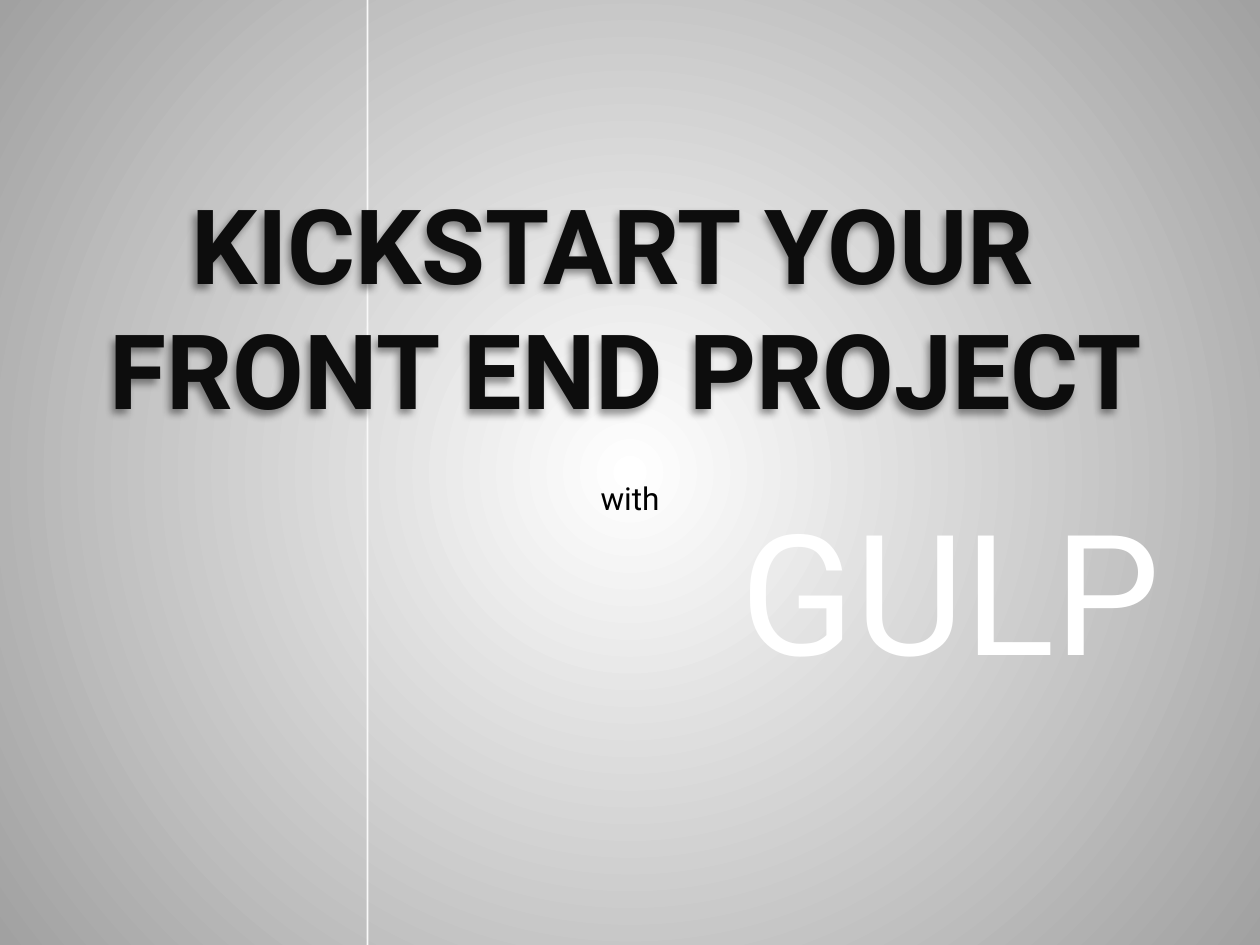
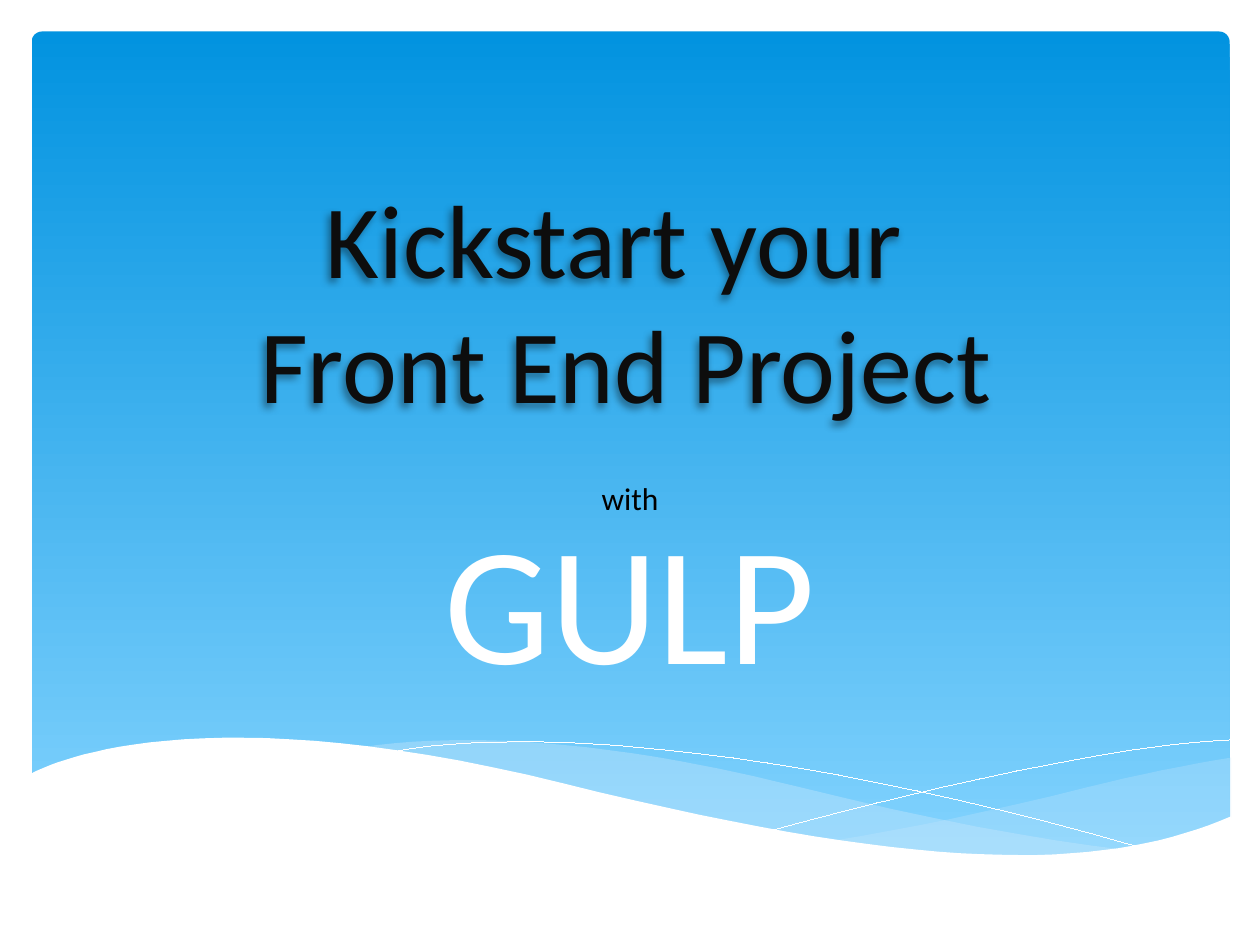
Before and after one commit to sintu-patel/project-scaffolding, a slide deck: slide 1 of dev/docs/Setup Gulp in Front End Project.pptx. Drawn at 1260x945 pixels with LibreOffice and Linux fonts; fonts in the diff are those of the drawing; background and template pictures are left out. Boxes give left, top, right and bottom in pixels: in the first picture for what was removed or moved away, otherwise in the second. Text is boxed around its words. In the diff, an @@ line names an element or a change of style, - is before the commit and + after.

Commit message:
Update PPT

```diff
--- a/dev/docs/Setup Gulp in Front End Project.pptx
+++ b/dev/docs/Setup Gulp in Front End Project.pptx
@@ background gradient #FFFFFF to #A2A2A2 to #FFFFFF @@
@@ line removed from (368, 945) to (368, 0) @@
@@ rounded rectangle added at [32,32,1230,863], fill gradient #0293E0 to #83D3FE @@
@@ title at [260,205,991,426]: text changed; font Roboto to Calibri; bold off @@
-KICKSTART YOUR
-FRONT END PROJECT
+Kickstart your
+Front End Project
@@ text "with" at [602,488,659,511]: font Roboto to Calibri @@
@@ subtitle "GULP": place and size @@
-subtitle "GULP" at [741,480,1161,701]
+subtitle "GULP" at [444,555,815,665]
@@ subtitle "GULP" at [444,555,815,665]: font Roboto to Calibri; alignment right to centre; more space between paragraphs @@
@@ group added at [29,738,1231,922]: 5 freeform shapes @@
```
Also in this commit, not shown: 28 other slides changed.
